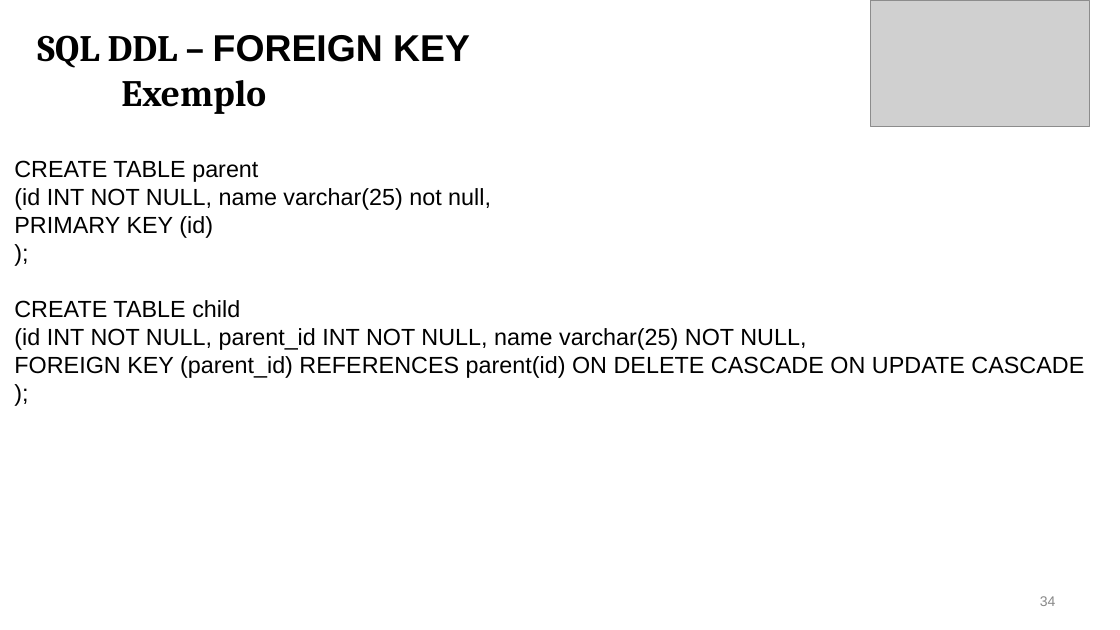
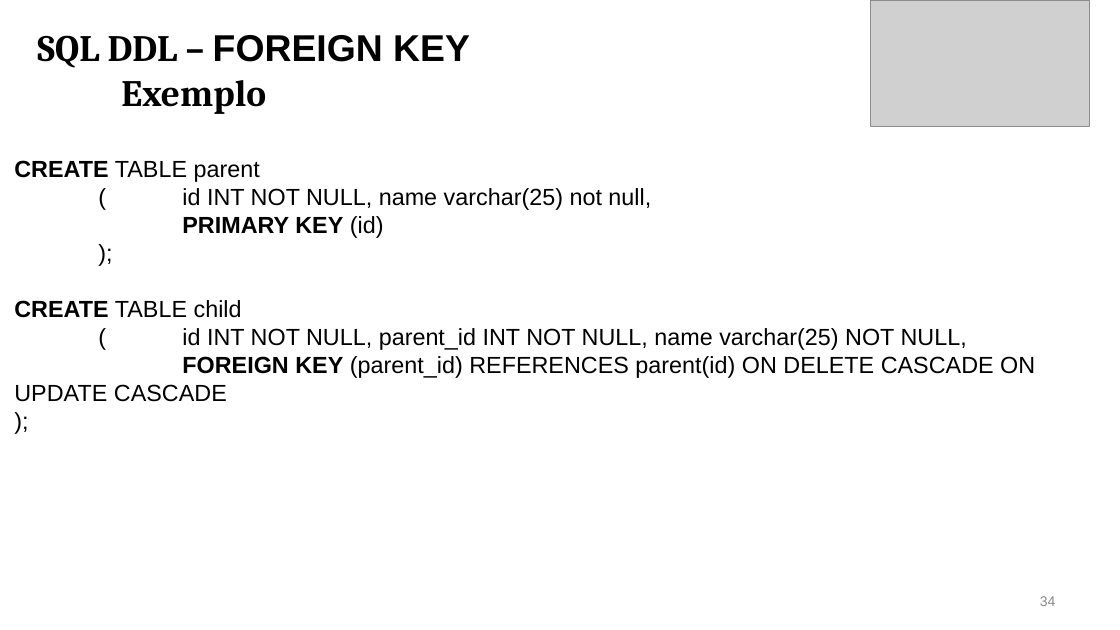
Before and after one commit to CloudEducationBrazil/WydenBancoDados, a slide deck: slide 34 of 01 Classes/Aula05- BD SQL DDL.pptx. Drawn at 1120x630 pixels with LibreOffice and Linux fonts; fonts in the diff are those of the drawing; grey boxes stand for pictures. Boxes give left, top, right and bottom in pixels: in the first picture for what was removed or moved away, otherwise in the second. Text is boxed around its words. In the diff, an @@ line names an element or a change of style, - is before the commit and + after.

```diff
--- a/01 Classes/Aula05- BD SQL DDL.pptx
+++ b/01 Classes/Aula05- BD SQL DDL.pptx
@@ text at (14, 160, 260, 182): bold on in "CREATE" @@
@@ text at (14, 188, 1035, 402): spaces changed @@
-(id INT NOT NULL, name varchar(25) not null,
-PRIMARY KEY (id)
-);
-CREATE TABLE child
-(id INT NOT NULL, parent_id INT NOT NULL, name varchar(25) NOT NULL,
-FOREIGN KEY (parent_id) REFERENCES parent(id) ON DELETE CASCADE ON UPDATE CASCADE
-);
+( id INT NOT NULL, name varchar(25) not null,
+PRIMARY KEY (id)
+);
+CREATE TABLE child
+( id INT NOT NULL, parent_id INT NOT NULL, name varchar(25) NOT NULL,
+FOREIGN KEY (parent_id) REFERENCES parent(id) ON DELETE CASCADE ON UPDATE CASCADE
+);
```
Also in this commit, not shown: 9 other slides changed, 2 other files.
